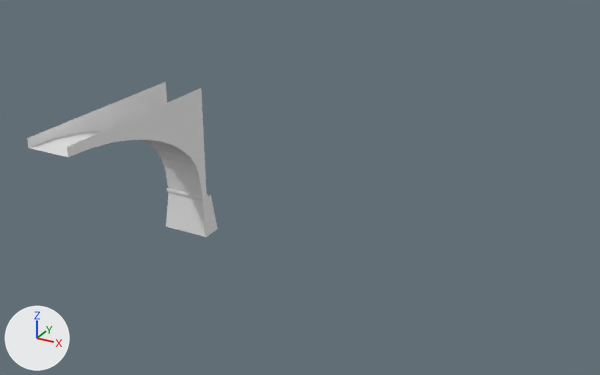
Renders of the Blender file Art/Modelle/Levelbaukasten/Levelarchitektur/Laufebenen/plateaus_bridge_1.blend from each side of a commit.
One viewpoint serves both versions: a 50 mm lens placed at (22.4, -29.6, 16.3), pointed at (7.0, -1.6, 2.3). Every picture has the same lights, and +X, +Y and +Z are marked at lower left.
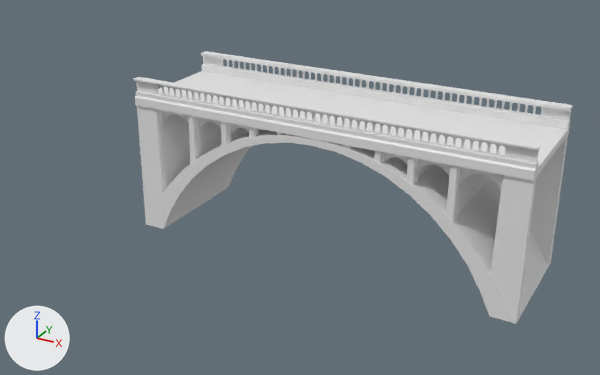
Where the change shows, as pixel boxes (x1, y1, x2, y2) in the pictures (600 x 375 px):
'Cube.005', added: after (135, 64, 570, 181)
'Plane', added: after (146, 129, 549, 324)
'Cube.004', added: after (137, 106, 568, 323)
'Cylinder', reshaped, moved, turned, rescaled, modifiers changed: before (27, 82, 207, 197); after (162, 110, 503, 215)
'Cube.000', added: after (134, 51, 573, 152)
'Cube.006', added: after (136, 56, 571, 163)
'Cube.002', deleted: before (166, 192, 218, 237)
'Cylinder.001', added: after (198, 117, 450, 178)
'Cylinder.002', added: after (230, 123, 408, 165)
'Cube.001', deleted: before (167, 188, 208, 200)
part 1 of me_cylinder, deleted: before (27, 82, 207, 197)
part 2 of me_cylinder, added: after (162, 110, 503, 215)

The change, as a list of edits to the scene's bpy script:
```text
Change me_cylinder:
    used by ob_cylinder; location = (0.0, 0.0, 0.0); rotation_euler = (-1.571, 0.0, -1.571), in degrees (-90, 0, -90); scale = (9.18, 4.37, 2.5)
    remove me_cylinder.from_pydata(...)  # 32 vertices, 40 faces; spans x 0.0..0.937, y -1.214..0.0, z -0.4..0.4
    add me_cylinder.from_pydata(...)  # 32 vertices, 32 faces; spans x 6.877..8.877, y -4.504..0.061, z -5.432..-0.504
    me_cylinder part 1: the whole mesh is rebuilt
    me_cylinder part 2
    13 vertices are added at x 6.877..8.877, y -4.504..-0.239, z -5.432
    13 new vertices lie (0.0, 0.0, 4.928) away from vertices in x 6.877..8.877, y -4.504..-0.239, z -5.432
    6 new vertices lie (0.0, 0.3, 0.0) away from vertices in x 6.893..8.861, y -0.239, z -5.432..-0.504
    32 new faces join them
    me_cylinder part 3: the surface is now shaded smooth
Remove ob_cube_002:
    ob_cube_002 = bpy.data.objects.new('Cube.002', me_cube_004)
Remove ob_cube_001:
    ob_cube_001 = bpy.data.objects.new('Cube.001', me_cube_003)
Change ob_cylinder:
    ob_cylinder.location: (0.0, 0.0, 0.0) -> (7.1, -1.0, 4.2)
    ob_cylinder.rotation_euler: (-1.571, 0.0, -1.571) -> (1.571, 0.0, 0.0)  # degrees (-90, 0, -90) -> degrees (90, 0, 0)
    ob_cylinder.scale: (9.18, 4.37, 2.5) -> (0.915, 1.01, 1.01)
    add _m = ob_cylinder.modifiers.new('EdgeSplit', 'EDGE_SPLIT')
    add _m.split_angle = 1.414
    add _m = ob_cylinder.modifiers.new('Mirror', 'MIRROR')
Add ob_plane:
    ob_plane = bpy.data.objects.new('Plane', me_plane)  # 76 vertices, 110 faces; spans x -9.3..9.3, y 0.1..5.9, z -6.2..0.0; modifiers EDGE_SPLIT
    ob_plane.location = (7.1, -1.0, 4.2)
Add ob_cube_004:
    ob_cube_004 = bpy.data.objects.new('Cube.004', me_cube_010)  # 116 vertices, 58 faces; spans x 1.72..11.15, y 0.18..7.05, z -6.16..0.07; modifiers MIRROR
    ob_cube_004.location = (7.1, -1.0, 4.2)
    ob_cube_004.scale = (0.83, 0.83, 1.0)
Add ob_cylinder_001:
    ob_cylinder_001 = bpy.data.objects.new('Cylinder.001', me_cylinder_001)  # 32 vertices, 32 faces; spans x 5.48..7.48, y -2.69..0.05, z -5.43..-0.5; modifiers EDGE_SPLIT, MIRROR
    ob_cylinder_001.location = (7.1, -1.0, 4.2)
    ob_cylinder_001.rotation_euler = (1.571, 0.0, 0.0)  # degrees (90, 0, 0)
    ob_cylinder_001.scale = (0.816, 1.01, 1.01)
Add ob_cylinder_002:
    ob_cylinder_002 = bpy.data.objects.new('Cylinder.002', me_cylinder_002)  # 26 vertices, 28 faces; spans x 4.08..6.06, y -1.24..0.04, z -5.43..-0.5; modifiers EDGE_SPLIT, MIRROR
    ob_cylinder_002.location = (7.1, -1.0, 4.2)
    ob_cylinder_002.rotation_euler = (1.571, 0.0, 0.0)  # degrees (90, 0, 0)
    ob_cylinder_002.scale = (0.729, 1.01, 1.01)
Add ob_cube_005:
    ob_cube_005 = bpy.data.objects.new('Cube.005', me_cube_022)  # 32 vertices, 38 faces; spans x -9.3..9.3, y 0.1..5.9, z 0.0..0.7
    ob_cube_005.location = (7.1, -1.0, 4.2)
Add ob_cube_006:
    ob_cube_006 = bpy.data.objects.new('Cube.006', me_cube_000)  # 2328 vertices, 3762 faces; spans x -9.3..9.3, y 0.3..5.7, z -1.2..-0.7
    ob_cube_006.location = (7.1, -1.0, 4.2)
    ob_cube_006.rotation_euler = (3.142, 0.0, 3.142)  # degrees (180, 0, 180)
Add ob_cube_000:
    ob_cube_000 = bpy.data.objects.new('Cube.000', me_cube_004_1)  # 20 vertices, 22 faces; spans x -9.3..9.2, y 0.1..5.9, z -1.3..-1.1
    ob_cube_000.location = (7.05, -1.0, 4.2)
    ob_cube_000.rotation_euler = (3.142, 0.0, 3.142)  # degrees (180, 0, 180)
```
